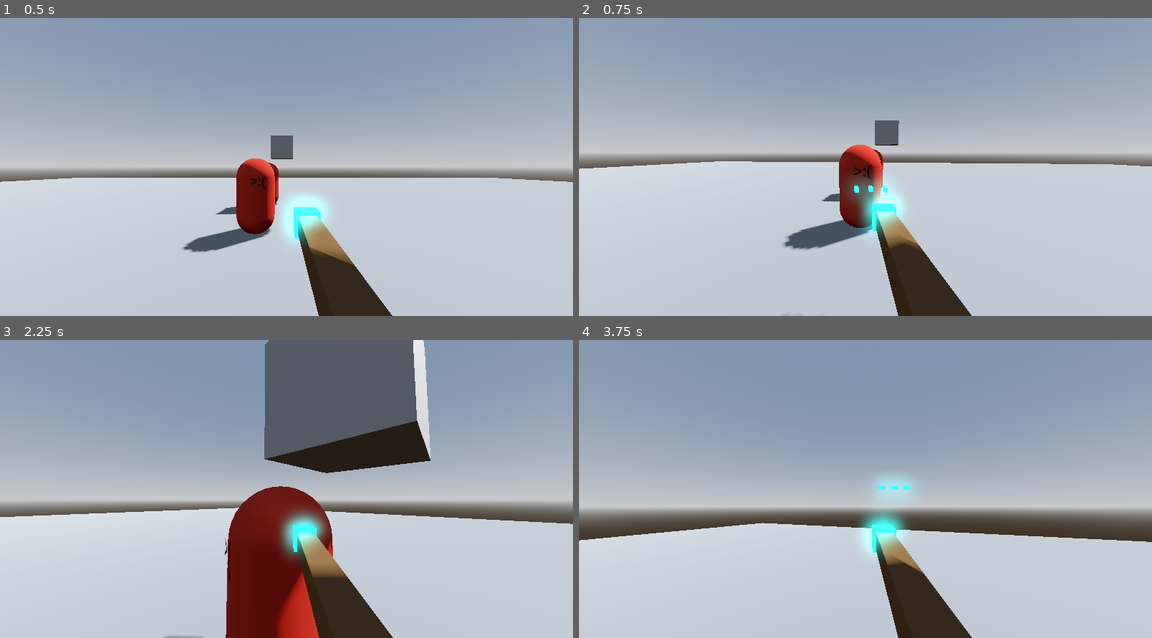
Above: before the commit, frames 1-4 (two rows, left to right).
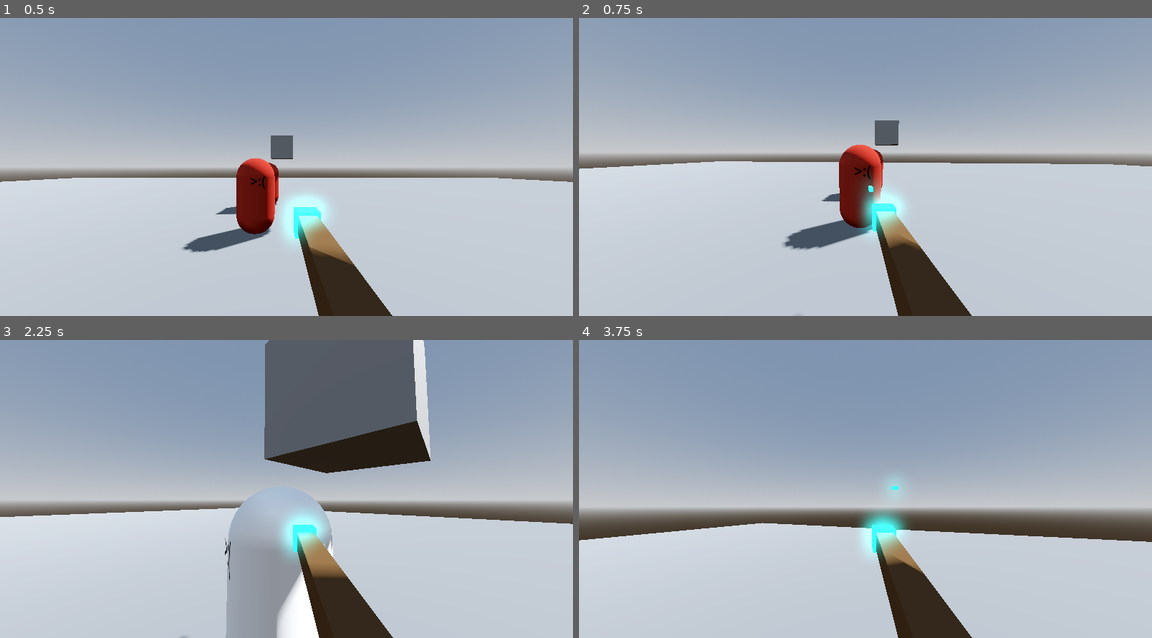
Above: after the commit, the same moments.

Repository: weetmel/Wand-Game
Game: Godot game, scene res://Scenes/world.tscn
Two runs of this game, one before a commit and one after it. Both use one fixed random seed, a clock stepped at 60 frames per second and the inputs below.
Inputs (mouse positions are in pixels of both pictures, inside the frame that each line leads up to):
- Up to frame 1 (0.5 s): no input
- Up to frame 2 (0.75 s): tap Enter at 0.5 s; move the mouse to (859, 172) at 0.52 s; hold W (up) from 0.53 s (still down); click (859, 172) at 0.6 s
- Up to frame 3 (2.25 s): keep holding W (up); tap Space (jump) at 0.77, 1.52 s; move the mouse to (326, 491) at 1.27 s; tap Shift (sprint) at 1.35 s; move the mouse to (240, 486) at 2.02 s; click (240, 486) at 2.1 s
- Up to frame 4 (3.75 s): move the mouse to (871, 489) at 2.77 s; release W (up) at 2.78 s; hold A (left) 2.78-3.53 s; tap Shift (sprint) at 2.85 s; tap Space (jump) at 3.02 s; move the mouse to (842, 483) at 3.52 s; hold W (up) from 3.53 s (still down); click (842, 483) at 3.6 s

Frame 1 is identical in both runs. In frame 2, 0.4% of the frame differs, in the area x 35-54%, y 53-100%; in frame 3, 7.0%, in the area x 28-59%, y 49-100%; in frame 4, less than 0.1%.

Commit message:
Added burn DoT / hit indicator
- Burn DoT + fire infusion implemented
-White flash for indicator when enemy takes damage
-Split shot projectiles now do 60% damage each for a total of 180% shot damage, safely interacts with damage boost

Diff:
--- a/Scenes/world.tscn
+++ b/Scenes/world.tscn
@@ -1,8 +1,7 @@
-[gd_scene load_steps=17 format=3 uid="uid://d2fw54fol1bsn"]
+[gd_scene load_steps=15 format=3 uid="uid://d2fw54fol1bsn"]
 
 [ext_resource type="Script" path="res://Scripts/Player.gd" id="1_v7nju"]
 [ext_resource type="Script" path="res://Scripts/Reticle.gd" id="2_cj50r"]
-[ext_resource type="Script" path="res://Scripts/SplitShot.gd" id="2_d60sg"]
 [ext_resource type="PackedScene" uid="uid://cpc78t5gw0gnm" path="res://Scenes/Wand.tscn" id="3_fripv"]
 [ext_resource type="Script" path="res://Scripts/Wand.gd" id="4_t87uf"]
 [ext_resource type="PackedScene" uid="uid://dx5d6ymoin46d" path="res://Scenes/TestEnemy.tscn" id="7_xih8d"]
@@ -24,9 +23,6 @@
 
 [sub_resource type="ConvexPolygonShape3D" id="ConvexPolygonShape3D_bomcp"]
 points = PackedVector3Array(-0.125207, -0.532801, -0.480507, 0.0227831, 0.47607, 0.498884, 0.169713, 0.559144, 0.464172 …(924 unchanged characters)…
-
-[sub_resource type="Resource" id="Resource_fu162"]
-script = ExtResource("2_d60sg")
 
 [sub_resource type="NavigationMesh" id="NavigationMesh_ugfxq"]
 vertices = PackedVector3Array(-32.1292, 0.910577, -30.5541, -32.1292, 0.910577, 30.4459, 32.1208, 0.910577, 30.4459, 32.1208, 0.910577, -30.5541)
@@ -98,7 +94,6 @@
 
 [node name="Wand" type="Node3D" parent="CharacterBody3D"]
 script = ExtResource("4_t87uf")
-wand_modifiers = Array[Resource("res://Scripts/Modifier.gd")]([SubResource("Resource_fu162")])
 
 [node name="NavigationRegion3D" type="NavigationRegion3D" parent="."]
 transform = Transform3D(1, 0, 0, 0, 1, 0, 0, 0, 1, 0, -0.550024, 0)
@@ -121,10 +116,10 @@
 [node name="TestEnemy" parent="." instance=ExtResource("7_xih8d")]
 transform = Transform3D(0.255598, 0, -0.966783, 0, 1, 0, 0.966783, 0, 0.255598, -0.607206, 1, -5.09777)
 
+[node name="TestEnemy2" parent="." instance=ExtResource("7_xih8d")]
+transform = Transform3D(-0.358743, 0, -0.933437, 0, 1, 0, 0.933437, 0, -0.358743, -0.645062, 0.954816, -8.80613)
+
 [node name="MeshInstance3D" type="MeshInstance3D" parent="."]
 transform = Transform3D(1, 0, 0, 0, 1, 0, 0, 0, 1, 0, 0.105147, 0)
 mesh = SubResource("PlaneMesh_uhefq")
 surface_material_override/0 = SubResource("StandardMaterial3D_nchy6")
-
-[node name="TestEnemy2" parent="." instance=ExtResource("7_xih8d")]
-transform = Transform3D(-0.358743, 0, -0.933437, 0, 1, 0, 0.933437, 0, -0.358743, -0.645062, 0.954816, -8.80613)
--- a/Scripts/Bullet.gd
+++ b/Scripts/Bullet.gd
@@ -13,6 +13,7 @@
 var lifetime = 0.0
 var damage = 2
 var pierce = 0
+var burn = 0
 var wand: Wand
 var last_collision
 
@@ -35,7 +36,7 @@
 			if collider.is_in_group("Enemies"):
 				#print('hit enemy')
 				last_collision = collider
-				ray.get_collider().hitbox_hit(damage)
+				ray.get_collider().hitbox_hit(damage, burn)
 				pierce -= 1
 				#print('post-hit pierce: ', pierce)
 				if pierce < 0:
--- /dev/null
+++ b/Scripts/FireInfusion.gd
@@ -0,0 +1,5 @@
+class_name FireInfusion
+extends Modifier
+
+func on_apply(projectile):
+	projectile.burn = 1
--- a/Scripts/HitBox.gd
+++ b/Scripts/HitBox.gd
@@ -1,6 +1,6 @@
 extends Area3D
 
-signal hit(damage)
+signal hit(damage, burn)
 # Called when the node enters the scene tree for the first time.
 func _ready():
 	pass # Replace with function body.
@@ -10,5 +10,5 @@
 func _process(delta):
 	pass
 
-func hitbox_hit(dam):
-	emit_signal("hit", dam)
+func hitbox_hit(dam, burn):
+	emit_signal("hit", dam, burn)
--- a/Scripts/SplitShot.gd
+++ b/Scripts/SplitShot.gd
@@ -5,13 +5,12 @@
 	# recursion protection
 	if projectile.has_split == false:
 		projectile.has_split = true
-		#if projectile.modifiers.has(self):  # Find this SplitShot modifier
-			#projectile.modifiers.erase(self)  # Remove SplitShot from the array
-
+		projectile.damage *= 0.6
 		for i in range(2):
 			var new_projectile = projectile.duplicate()
 			# Apply rotation around Y-axis (yaw) in 3D
 			new_projectile.rotation.y += deg_to_rad(10 * (i - 0.5))  # Left, center, right
+			new_projectile.damage *= 0.6
 			new_projectile.modifiers = projectile.modifiers
 			new_projectile.wand = projectile.wand
 			new_projectile.has_split = true
--- a/Scripts/TestEnemy.gd
+++ b/Scripts/TestEnemy.gd
@@ -3,17 +3,49 @@
 @export var health = 10
 @export var burn_threshold = 3
 
+
+@onready var mesh = $CharacterBody3D/MeshInstance3D
+@onready var mesh_material = mesh.get_active_material(0).duplicate()
+@onready var OGmesh_color = mesh.get_active_material(0).albedo_color
+
+var burn_taken = 0
+var indicating_hit = false
+
 # Called when the node enters the scene tree for the first time.
 func _ready():
-	pass # Replace with function body.
-
+	mesh.set_surface_override_material(0, mesh_material)
 
 # Called every frame. 'delta' is the elapsed time since the previous frame.
 func _process(delta):
 	pass
 
-func _on_area_3d_hit(damage):
+func burn_damage():
+	print('burning! ouch!')
+	burn_threshold *= 3
+	for second in 5:
+		await get_tree().create_timer(1.0).timeout
+		health -= 1
+		hit_indicate(0.1)
+		print('post-burn HP: ', health)
+		if health <= 0:
+			queue_free()
+
+func _on_area_3d_hit(damage, burn):
+	if not indicating_hit:
+		hit_indicate(0.1)
 	health -= damage
-	print(damage)
+	burn_taken += burn
+	print('burn taken: ', burn_taken)
+	print('damage: ', damage)
+	if burn_taken >= burn_threshold:
+		burn_damage()
+		print('new burn thresh: ', burn_threshold)
 	if health <= 0:
 		queue_free()
+
+func hit_indicate(time):
+	indicating_hit = true
+	mesh_material.albedo_color = Color(Color.WHITE)
+	await get_tree().create_timer(time).timeout
+	mesh_material.albedo_color = OGmesh_color
+	indicating_hit = false
--- a/Scripts/Wand.gd
+++ b/Scripts/Wand.gd
@@ -2,7 +2,7 @@
 extends Node3D
 
 @export var wand_modifiers: Array[Modifier]
-@export var wand_damage_mod = 1
+@export var wand_damage_mod = 0
 # Called when the node enters the scene tree for the first time.
 func _ready():
 	pass # Replace with function body.
